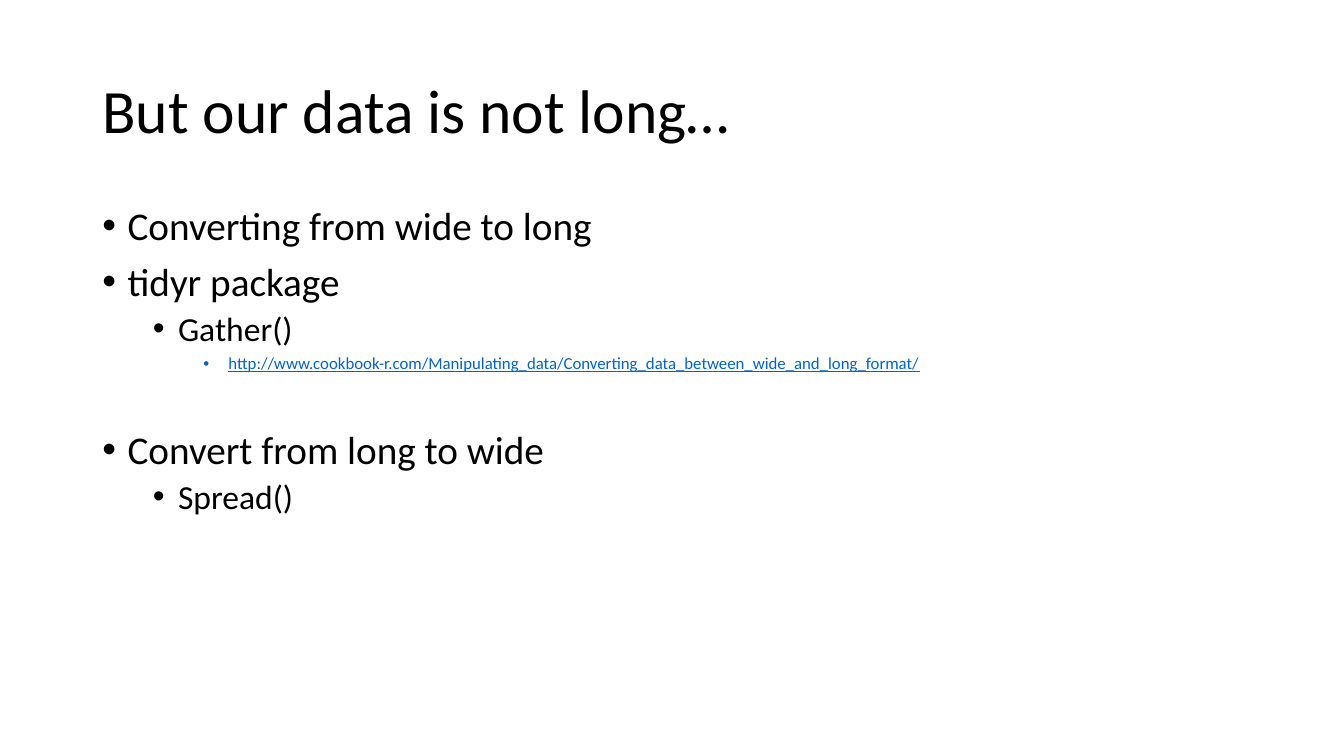
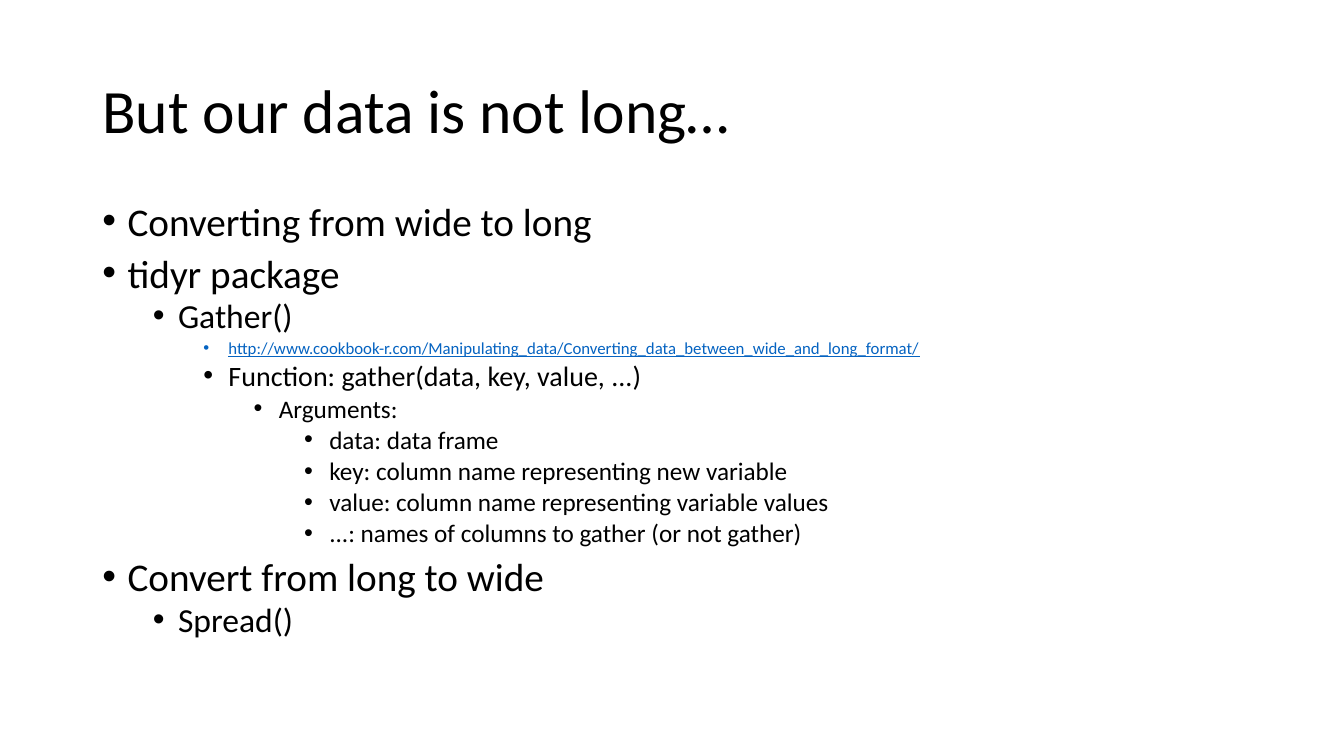
Before and after one commit to angnguyen/ce_group, a slide deck: slide 15 of R_tutorial_1.pptx. Drawn at 1344x756 pixels with LibreOffice and Linux fonts; fonts in the diff are those of the drawing. Boxes give left, top, right and bottom in pixels: in the first picture for what was removed or moved away, otherwise in the second. Text is boxed around its words. In the diff, an @@ line names an element or a change of style, - is before the commit and + after.

Commit message:
Update R_tutorial_1.pptx
Added examples for gather() and spread()

```diff
--- a/R_tutorial_1.pptx
+++ b/R_tutorial_1.pptx
@@ text at [128,208,918,638]: line spacing 0.9 to 0.8 @@
@@ text at [228,366,828,547]: paragraphs added @@
+    • Function: gather(data, key, value, ...)
+      • Arguments:
+        • data: data frame
+        • key: column name representing new variable
+        • value: column name representing variable values
+        • ...: names of columns to gather (or not gather)
```
Also in this commit, not shown: 1 other slide changed, 1 slide added.
